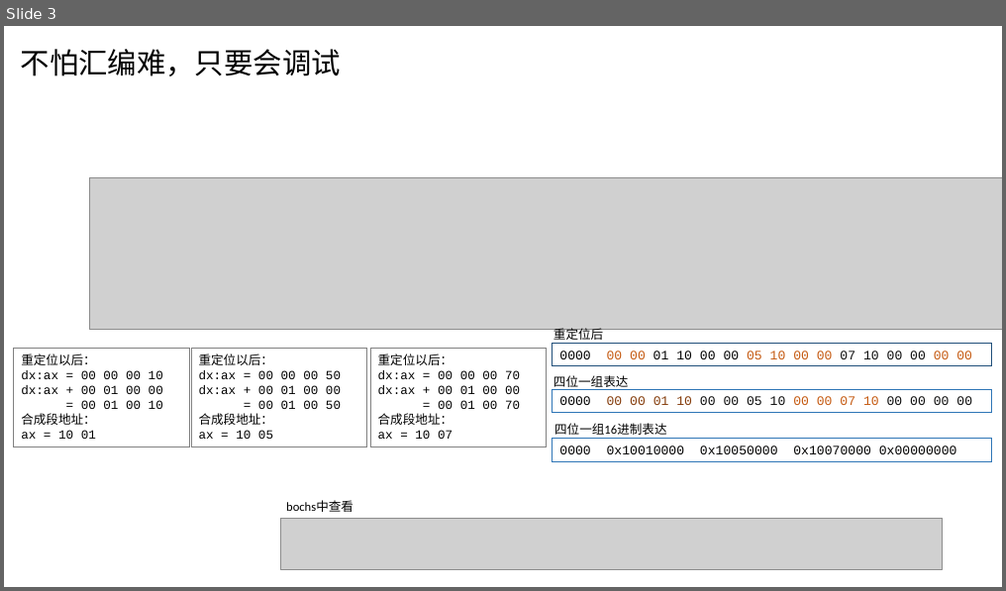
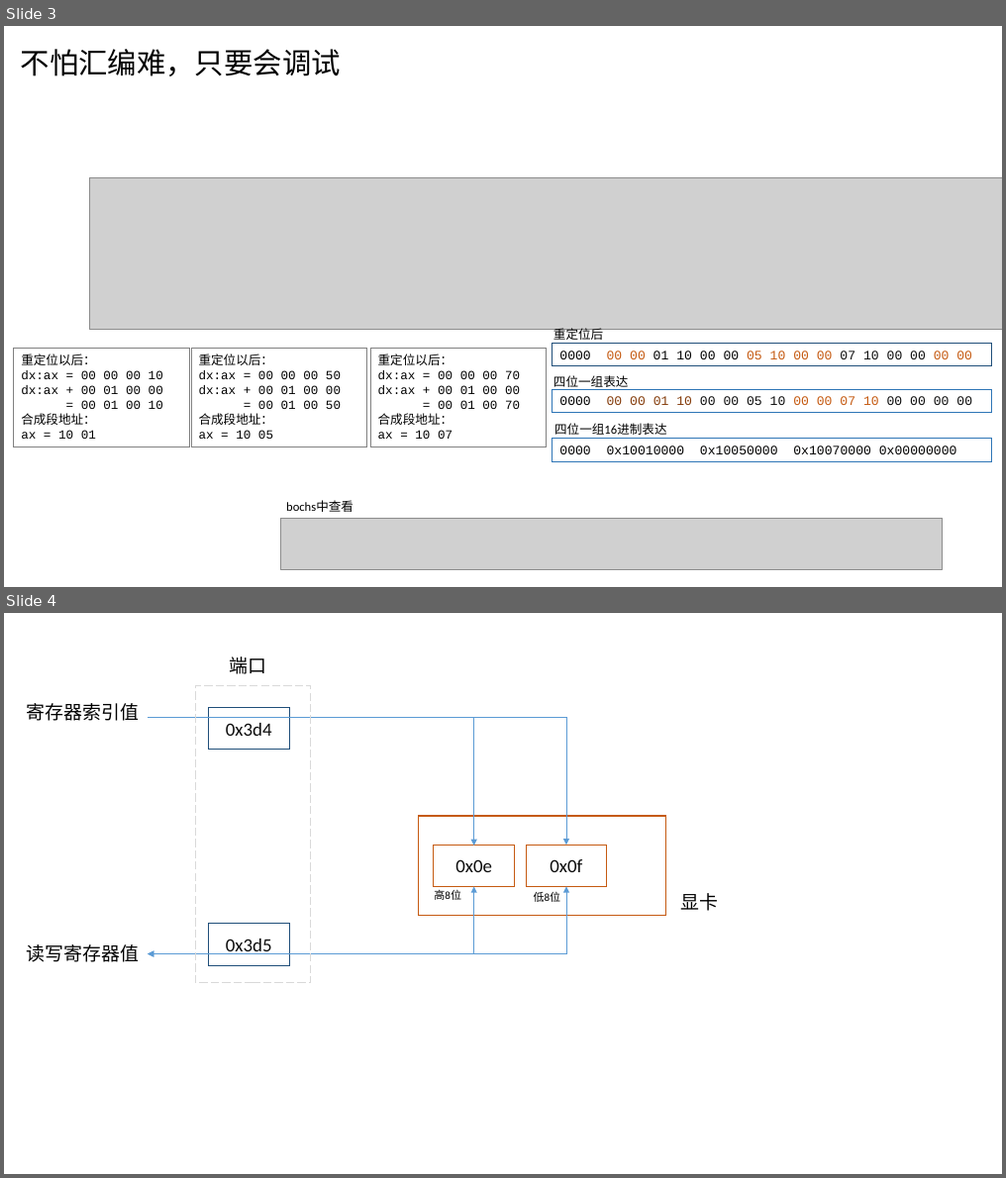
Before and after one commit to at0x7c00/mykernel, a slide deck: ppts/x86.pptx. Shown one above the other, each under a label of ours: slide 3 before the commit, slides 3 and 4 after it. The pictures are 1006x591 and 1006x1178 pixels, drawn with LibreOffice and Linux fonts; fonts in the diff are those of the drawing; grey boxes stand for pictures. Boxes give left, top, right and bottom in pixels: in the first picture for what was removed or moved away, otherwise in the second. Text is boxed around its words. In the diff, an @@ line names an element or a change of style, - is before the commit and + after.

```diff
--- a/ppts/x86.pptx
+++ b/ppts/x86.pptx
@@ slide 4 added at box(4, 613, 1002, 1174), background #FFFFFF @@
@@ text added at box(230, 657, 267, 674), 18 pt, text #000000 @@
+端口
@@ rectangle added at box(196, 685, 311, 982), outline #D9D9D9 1 pt dashed @@
@@ text added at box(27, 703, 139, 721), 18 pt, text #000000 @@
+寄存器索引值
@@ elbow arrow added from (148, 717) to (474, 846), #5B9BD5 0.5 pt @@
@@ elbow arrow added from (148, 717) to (566, 845), #5B9BD5 0.5 pt @@
@@ rectangle added at box(208, 707, 289, 750), outline #1F4E79 1 pt, 18 pt, text #0D0D0D @@
+0x3d4
@@ rectangle added at box(418, 816, 666, 916), outline #C55A11 1 pt @@
@@ rectangle added at box(434, 845, 515, 887), outline #C55A11 1 pt, 18 pt, text #0D0D0D @@
+0x0e
@@ rectangle added at box(526, 845, 607, 887), outline #C55A11 1 pt, 18 pt, text #0D0D0D @@
+0x0f
@@ elbow double arrow added from (474, 887) to (148, 955), #5B9BD5 0.5 pt @@
@@ elbow double arrow added from (566, 887) to (148, 955), #5B9BD5 0.5 pt @@
@@ text added at box(434, 889, 461, 900), 10.5 pt, text #000000 @@
+高8位
@@ text added at box(534, 892, 561, 902), 10.5 pt, text #000000 @@
+低8位
@@ text added at box(681, 893, 719, 911), 18 pt, text #000000 @@
+显卡
@@ rectangle added at box(208, 924, 289, 965), outline #1F4E79 1 pt, 18 pt, text #0D0D0D @@
+0x3d5
@@ text added at box(27, 945, 139, 962), 18 pt, text #000000 @@
+读写寄存器值
```
Also in this commit, not shown: 2 other files.
